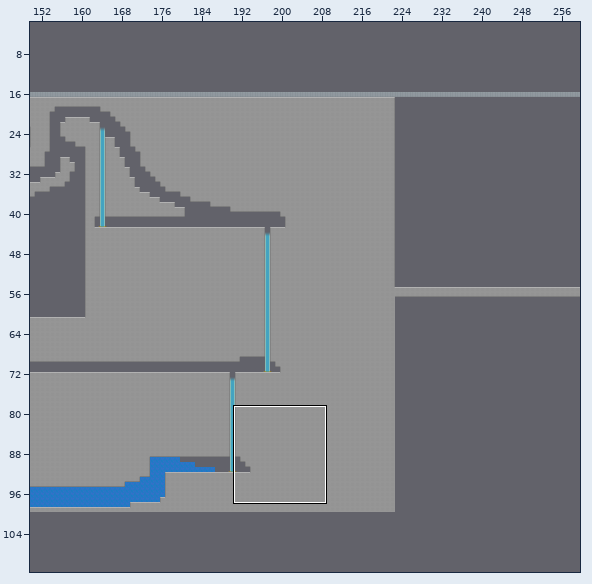
An edit to a level. Tiled map, core/assets/maps/MyMap.tmx. Above, an overview of the earlier version with the close-up marked.
Close-up. The starting point:
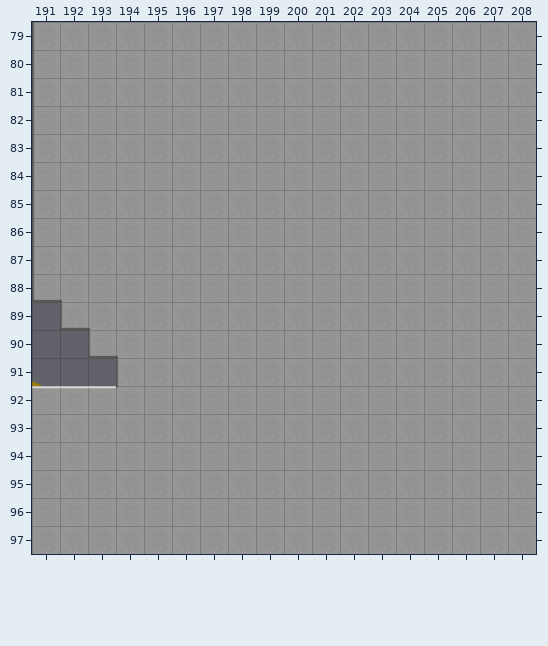
Cells are 180x180 px. Shown: x 191..208, y 79..97. The commit also changed other parts of the map, which this record leaves out.
New version:
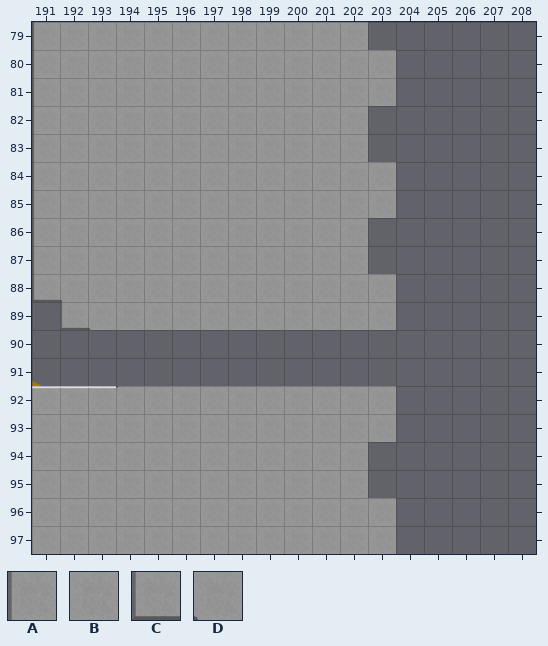
Key: from "Test_Tileset": A 23, B 24, C 33, D 46.
_ is an empty cell.
Edits made:
{"where": "layer \"mainLayer\""}
{"y":79,"x":203,"old":"BBBBBB","new":"______"}
{"y":80,"x":204,"old":"BBBBB","new":"_____"}
{"y":81,"x":204,"old":"BBBBB","new":"_____"}
{"y":82,"x":203,"old":"BBBBBB","new":"______"}
{"y":83,"x":203,"old":"BBBBBB","new":"______"}
{"y":84,"x":204,"old":"BBBBB","new":"_____"}
{"y":85,"x":204,"old":"BBBBB","new":"_____"}
{"y":86,"x":203,"old":"BBBBBB","new":"______"}
{"y":87,"x":203,"old":"BBBBBB","new":"______"}
{"y":88,"x":204,"old":"BBBBB","new":"_____"}
{"y":89,"x":204,"old":"BBBBB","new":"_____"}
{"y":90,"x":193,"old":"CDBBBBBBBBBBBBBB","new":"________________"}
{"y":91,"x":194,"old":"ABBBBBBBBBBBBBB","new":"_______________"}
{"y":92,"x":204,"old":"BBBBB","new":"_____"}
{"y":93,"x":204,"old":"BBBBB","new":"_____"}
{"y":94,"x":203,"old":"BBBBBB","new":"______"}
{"y":95,"x":203,"old":"BBBBBB","new":"______"}
{"y":96,"x":204,"old":"BBBBB","new":"_____"}
{"y":97,"x":204,"old":"BBBBB","new":"_____"}
{"label":"removed","picture_box":[88,22,536,554]}
